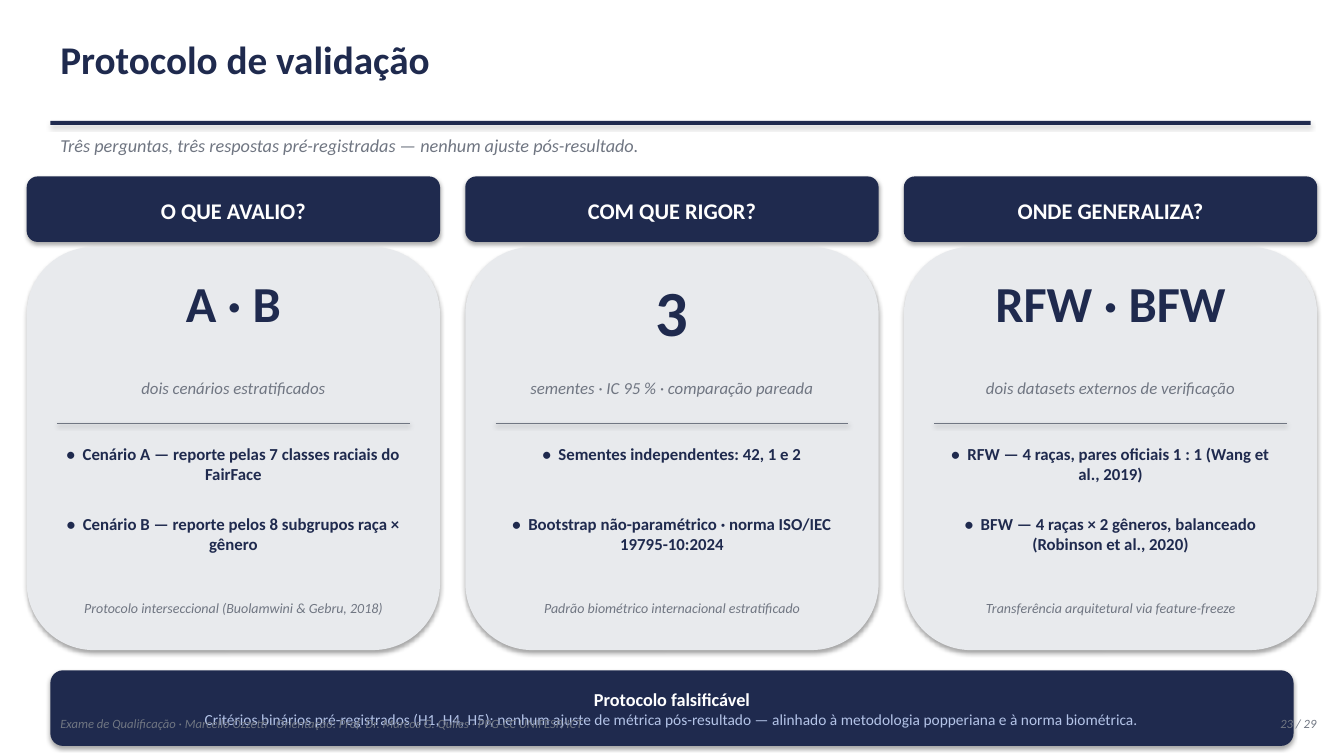
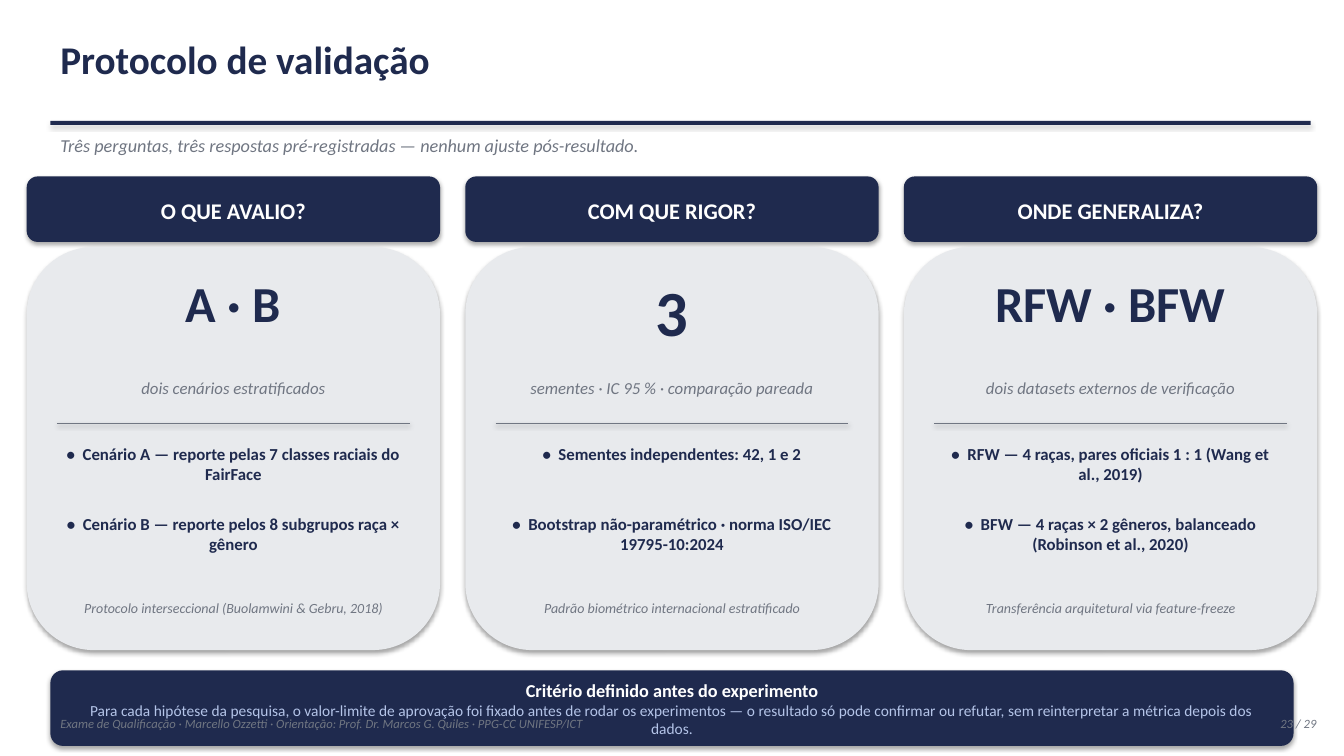
Before and after one commit to marcellozzetti/Facial-Recognition-Models-Mitigating-Bias, a slide deck: slide 23 of docs/ativo/material_qualificacao_2026-10-05.pptx. Drawn at 1344x756 pixels with LibreOffice and Linux fonts; fonts in the diff are those of the drawing. Boxes give left, top, right and bottom in pixels: in the first picture for what was removed or moved away, otherwise in the second. Text is boxed around its words. In the diff, an @@ line names an element or a change of style, - is before the commit and + after.

```diff
--- a/docs/ativo/material_qualificacao_2026-10-05.pptx
+++ b/docs/ativo/material_qualificacao_2026-10-05.pptx
@@ text in rounded rectangle at (90,684,1251,734): text changed @@
-Protocolo falsificável
-Critérios binários pré-registrados (H1, H4, H5); nenhum ajuste de métrica pós-resultado — alinhado à metodologia popperiana e à norma biométrica.
+Critério definido antes do experimento
+Para cada hipótese da pesquisa, o valor-limite de aprovação foi fixado antes de rodar os experimentos — o resultado só pode confirmar ou refutar, sem reinterpretar a métrica depois dos dados.
```
Also in this commit, not shown: 1 other slide changed, 1 other file.
